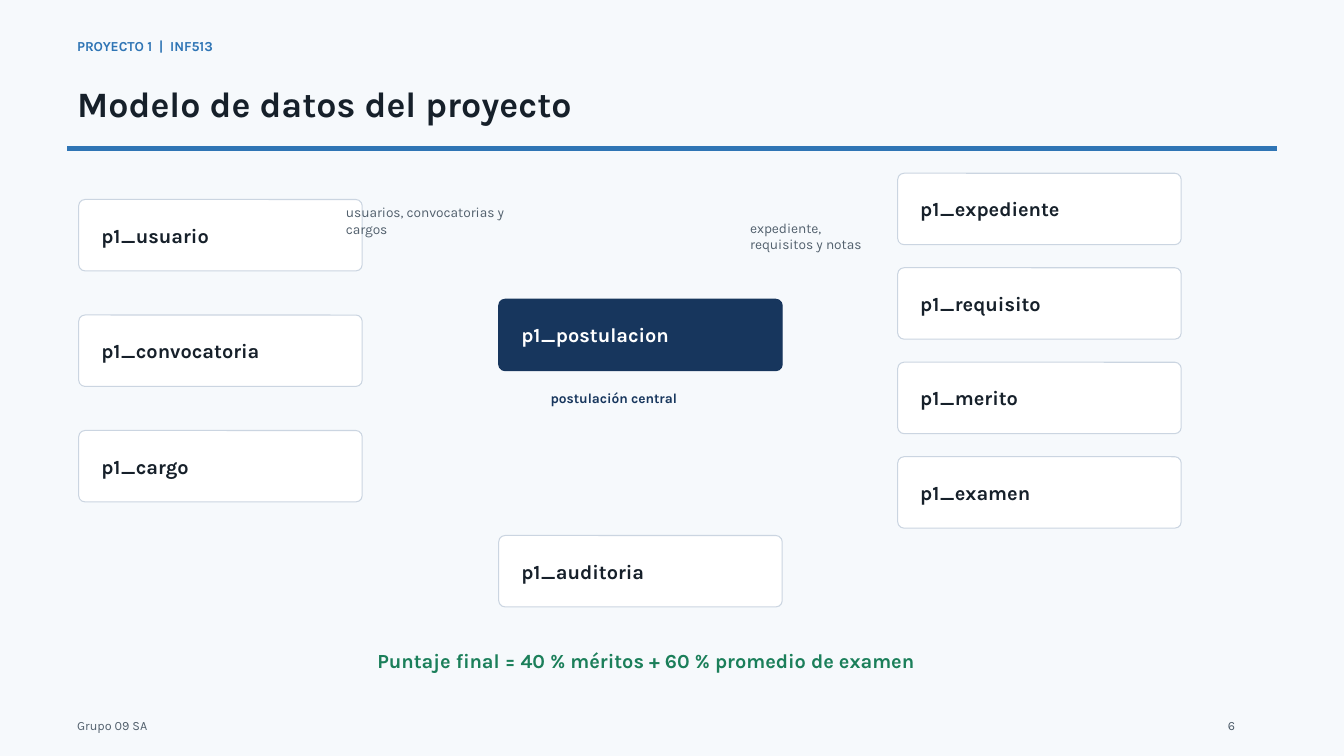
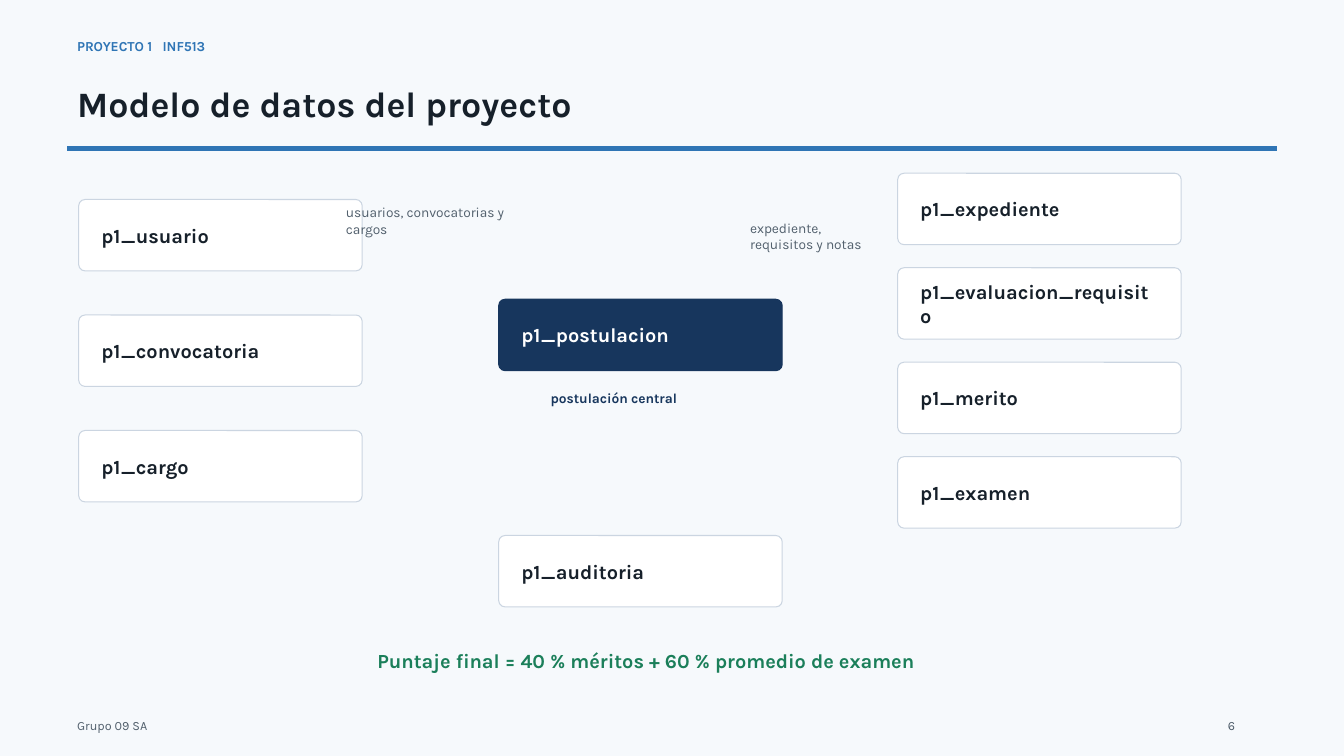
Before and after one commit to BrayanJoelRamosVargas1/inf513-proyecto1, a slide deck: slide 6 of entrega/Presentacion_INF513_P1_Grupo09SA.pptx. Drawn at 1344x756 pixels with LibreOffice and Linux fonts; fonts in the diff are those of the drawing. Boxes give left, top, right and bottom in pixels: in the first picture for what was removed or moved away, otherwise in the second. Text is boxed around its words. In the diff, an @@ line names an element or a change of style, - is before the commit and + after.

```diff
--- a/entrega/Presentacion_INF513_P1_Grupo09SA.pptx
+++ b/entrega/Presentacion_INF513_P1_Grupo09SA.pptx
@@ text at [77, 42, 206, 51]: text changed @@
-PROYECTO 1 | INF513
+PROYECTO 1 INF513
@@ text at [920, 285, 1148, 304]: text changed @@
-p1_requisito
+p1_evaluacion_requisito
```
Also in this commit, not shown: 9 other slides changed, 10 other files.
